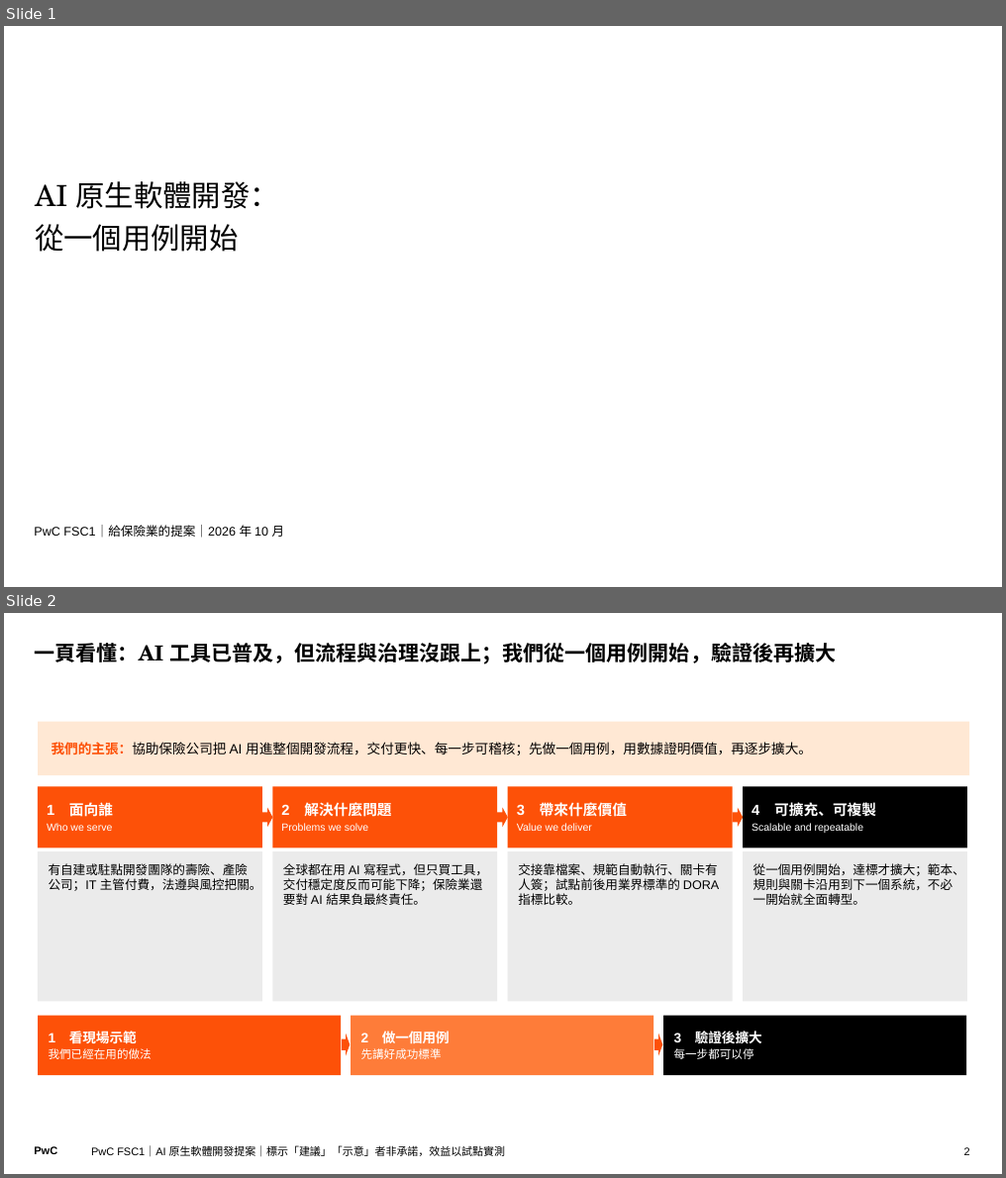
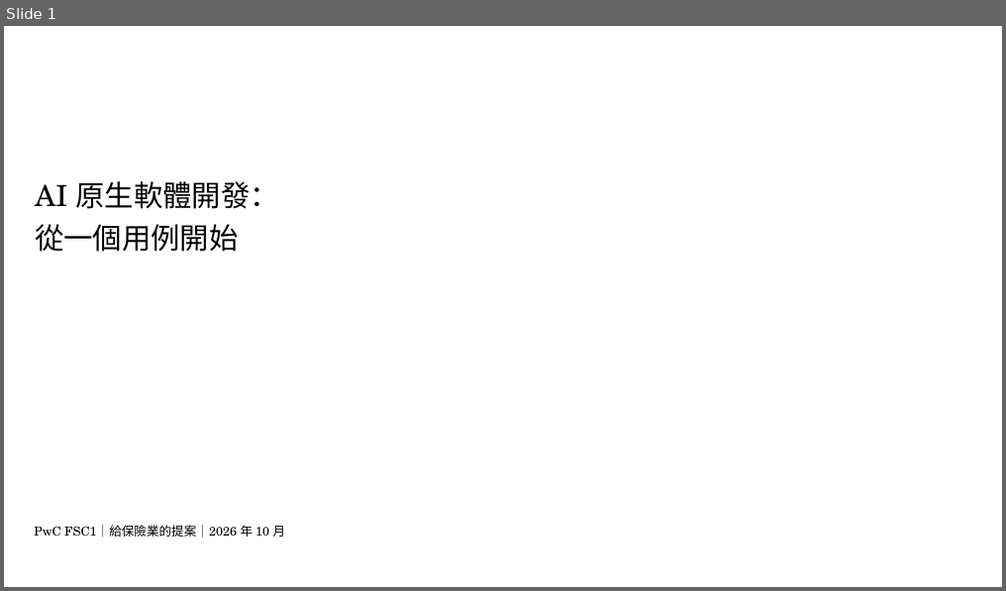
Before and after one commit to Robshao/PwC_FSC1, a slide deck: research/ai-native-sdlc/AI原生軟體開發_合夥人提案簡報.pptx. Shown one above the other, each under a label of ours: slides 1 and 2 before the commit, slide 1 after it. The pictures are 1006x1178 and 1006x591 pixels, drawn with LibreOffice and Linux fonts; fonts in the diff are those of the drawing; background and template pictures are left out. Boxes give left, top, right and bottom in pixels: in the first picture for what was removed or moved away, otherwise in the second. Text is boxed around its words. In the diff, an @@ line names an element or a change of style, - is before the commit and + after.

```diff
--- a/research/ai-native-sdlc/AI原生軟體開發_合夥人提案簡報.pptx
+++ b/research/ai-native-sdlc/AI原生軟體開發_合夥人提案簡報.pptx
@@ slide 2 removed at (4, 613, 1002, 1174), background #FFFFFF @@
@@ title removed at (35, 643, 836, 664) @@
-一頁看懂：AI 工具已普及，但流程與治理沒跟上；我們從一個用例開始，驗證後再擴大
@@ rectangle removed at (38, 722, 969, 775) @@
-我們的主張：協助保險公司把 AI 用進整個開發流程，交付更快、每一步可稽核；先做一個用例，用數據證明價值，再逐步擴大。
@@ rectangle removed at (38, 786, 262, 848) @@
-1 面向誰
-Who we serve
@@ rectangle removed at (272, 786, 497, 848) @@
-2 解決什麼問題
-Problems we solve
@@ rectangle removed at (508, 786, 733, 848) @@
-3 帶來什麼價值
-Value we deliver
@@ rectangle removed at (743, 786, 967, 848) @@
-4 可擴充、可複製
-Scalable and repeatable
@@ right arrow removed at (262, 808, 272, 827) @@
@@ right arrow removed at (497, 808, 508, 827) @@
@@ right arrow removed at (733, 808, 743, 827) @@
@@ rectangle removed at (38, 852, 262, 1001) @@
-有自建或駐點開發團隊的壽險、產險公司；IT 主管付費，法遵與風控把關。
@@ rectangle removed at (272, 852, 497, 1001) @@
-全球都在用 AI 寫程式，但只買工具，交付穩定度反而可能下降；保險業還要對 AI 結果負最終責任。
@@ rectangle removed at (508, 852, 733, 1001) @@
-交接靠檔案、規範自動執行、關卡有人簽；試點前後用業界標準的 DORA 指標比較。
@@ rectangle removed at (743, 852, 967, 1001) @@
-從一個用例開始，達標才擴大；範本、規則與關卡沿用到下一個系統，不必一開始就全面轉型。
@@ rectangle removed at (38, 1016, 341, 1075) @@
-1 看現場示範
-我們已經在用的做法
@@ rectangle removed at (350, 1016, 653, 1075) @@
-2 做一個用例
-先講好成功標準
@@ rectangle removed at (663, 1016, 966, 1075) @@
-3 驗證後擴大
-每一步都可以停
@@ right arrow removed at (342, 1034, 350, 1057) @@
@@ right arrow removed at (654, 1034, 662, 1057) @@
@@ text removed at (34, 1147, 57, 1155) @@
-PwC
@@ text removed at (91, 1146, 505, 1157) @@
-PwC FSC1｜AI 原生軟體開發提案｜標示「建議」「示意」者非承諾，效益以試點實測
@@ page number removed at (964, 1148, 970, 1156) @@
-2
@@ slide 1 changed as well @@
@@ subtitle "PwC FSC1｜給保險業的提案｜2026 年 10 月" at (34, 525, 286, 538): font Arial to TeX Gyre Schola @@
```
Also in this commit, not shown: 24 other slides changed, 2 slides added, 5 other files.
